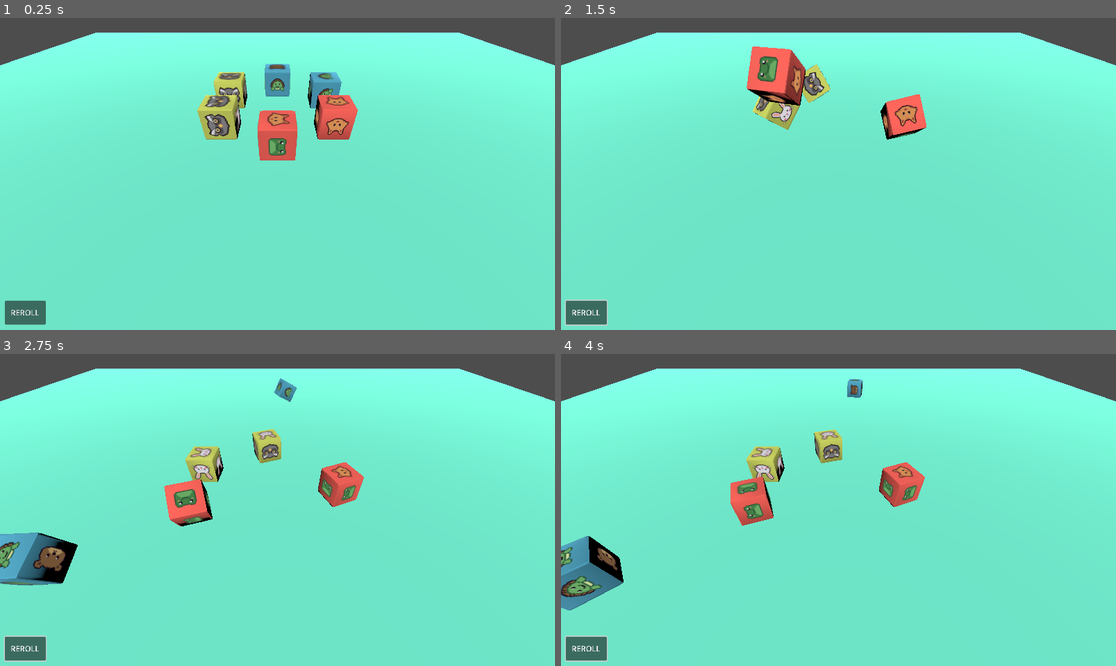
Above: before the commit, frames 1-4 (two rows, left to right).
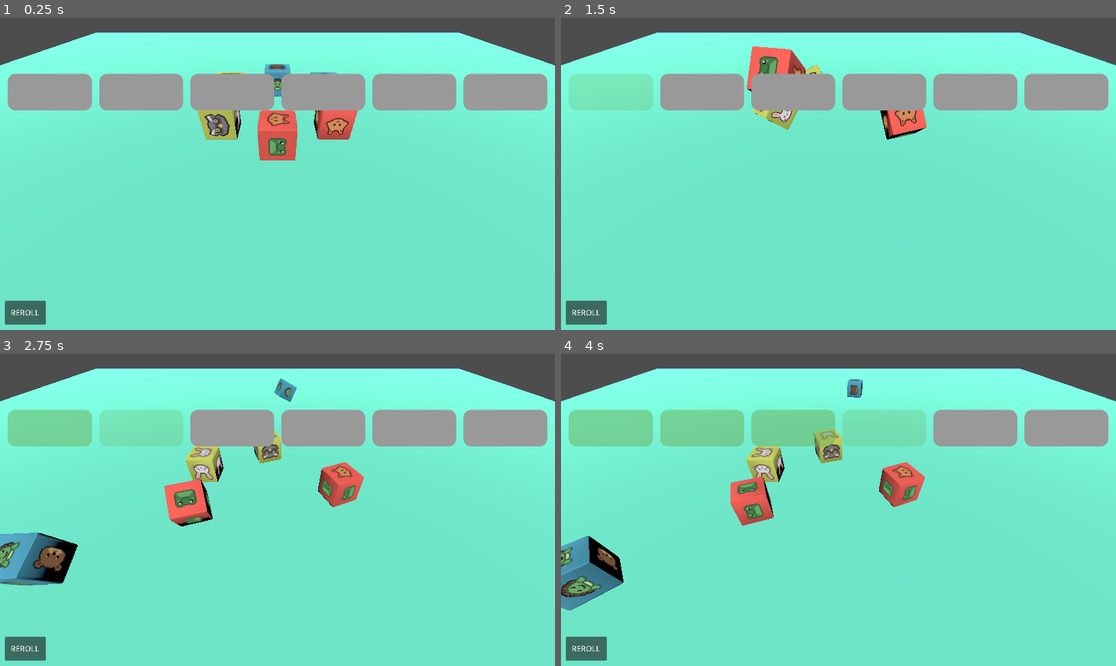
Above: after the commit, the same moments.

Repository: nsoilis/animal-dice
Game: Godot game, scene res://scenes/Main.tscn
The game is run twice, just before and just after one commit, with the same random seed, the same clock (stepped at 60 frames per second) and the same inputs.
Inputs (mouse positions are in pixels of both pictures, inside the frame that each line leads up to):
- Up to frame 1 (0.25 s): no input
- Up to frame 2 (1.5 s): click "REROLL" at 0.5 s; click (610, 92) at 1.27 s
- Up to frame 3 (2.75 s): click (138, 428) at 2.02 s
- Up to frame 4 (4 s): click (794, 428) at 2.77 s; click (882, 428) at 3.52 s

The runs differ from the first frame. In frame 1, 11% of the frame differs, in the area x 1-99%, y 17-30%; in frame 2, 11%; in frame 3, 11%, in the area x 0-99%, y 17-99%; in frame 4, 11%.

Commit message:
Added UI to begin holding dice after rolling

Diff:
--- a/new-game-project/main.gd
+++ b/new-game-project/main.gd
@@ -26,6 +26,8 @@
 var settled_count := 0
 var _should_print := false
 
+var held: Array = []
+var hold_buttons: Array = []
 const TOTAL_DICE: int = 6
 
 @onready var dice_slots = [
@@ -38,8 +40,34 @@
 ]
 
 
+
 func _ready() -> void:
+	held.resize(TOTAL_DICE)
+	for i in range(TOTAL_DICE):
+		held[i] = false
+
+		var btn = $CanvasLayer/MarginContainer/GridContainer.get_node("HoldButton%d" % (i+1)) as Button
+		btn.toggle_mode = true
+		btn.set_pressed(false)
+
+		# Create a Callable that calls our handler with the index baked in
+		var cb = Callable(self, "_on_hold_toggled").bind(i)
+		# Connect the toggled signal to that callable
+		btn.toggled.connect(cb)
+
+		hold_buttons.append(btn)
+
 	spawn_and_roll_dice()
+
+
+func _on_hold_toggled(pressed: bool, idx: int) -> void:
+	held[idx] = pressed
+	hold_buttons[idx].modulate = Color(1,1,1,0.5) if pressed else Color(1,1,1,1)
+
+
+
+
+
 
 
 func spawn_and_roll_dice() -> void:
--- a/new-game-project/scenes/Main.tscn
+++ b/new-game-project/scenes/Main.tscn
@@ -11,6 +11,35 @@
 
 [sub_resource type="StandardMaterial3D" id="StandardMaterial3D_mrfeo"]
 albedo_color = Color(0.470588, 1, 0.870588, 1)
+
+[sub_resource type="StyleBoxEmpty" id="StyleBoxEmpty_7a54g"]
+
+[sub_resource type="StyleBoxFlat" id="StyleBoxFlat_366if"]
+bg_color = Color(0.424148, 0.678388, 0.341437, 0.501961)
+corner_radius_top_left = 16
+corner_radius_top_right = 16
+corner_radius_bottom_right = 16
+corner_radius_bottom_left = 16
+
+[sub_resource type="StyleBoxFlat" id="StyleBoxFlat_0owln"]
+bg_color = Color(0.423529, 0.678431, 0.341176, 0.501961)
+corner_radius_top_left = 16
+corner_radius_top_right = 16
+corner_radius_bottom_right = 16
+corner_radius_bottom_left = 16
+
+[sub_resource type="StyleBoxFlat" id="StyleBoxFlat_762nl"]
+bg_color = Color(0.423529, 0.678431, 0.341176, 1)
+corner_radius_top_left = 16
+corner_radius_top_right = 16
+corner_radius_bottom_right = 16
+corner_radius_bottom_left = 16
+
+[sub_resource type="StyleBoxFlat" id="StyleBoxFlat_4xdex"]
+corner_radius_top_left = 16
+corner_radius_top_right = 16
+corner_radius_bottom_right = 16
+corner_radius_bottom_left = 16
 
 [node name="GameRoot" type="Node3D"]
 script = ExtResource("1_x1bre")
@@ -63,13 +92,89 @@
 [node name="DiceSlot6" type="Node3D" parent="DiceSlots"]
 transform = Transform3D(1, 0, 0, 0, 1, 0, 0, 0, 1, 1, 0.58, 2.96746)
 
-[node name="CanvasLayer" type="CanvasLayer" parent="."]
+[node name="FreeReroll" type="CanvasLayer" parent="."]
 
-[node name="Button" type="Button" parent="CanvasLayer"]
+[node name="Button" type="Button" parent="FreeReroll"]
 offset_left = 10.0
 offset_top = 587.0
 offset_right = 95.0
 offset_bottom = 637.0
 text = "REROLL"
 
-[connection signal="pressed" from="CanvasLayer/Button" to="." method="_on_button_pressed"]
+[node name="CanvasLayer" type="CanvasLayer" parent="."]
+
+[node name="MarginContainer" type="MarginContainer" parent="CanvasLayer"]
+offset_top = 100.0
+offset_right = 1152.0
+offset_bottom = 200.0
+theme_override_constants/margin_left = 16
+theme_override_constants/margin_top = 16
+theme_override_constants/margin_right = 16
+theme_override_constants/margin_bottom = 8
+
+[node name="GridContainer" type="GridContainer" parent="CanvasLayer/MarginContainer"]
+layout_mode = 2
+theme_override_constants/h_separation = 15
+columns = 6
+
+[node name="HoldButton1" type="Button" parent="CanvasLayer/MarginContainer/GridContainer"]
+layout_mode = 2
+size_flags_horizontal = 3
+size_flags_vertical = 3
+theme_override_styles/focus = SubResource("StyleBoxEmpty_7a54g")
+theme_override_styles/hover_pressed = SubResource("StyleBoxFlat_366if")
+theme_override_styles/hover = SubResource("StyleBoxFlat_0owln")
+theme_override_styles/pressed = SubResource("StyleBoxFlat_762nl")
+theme_override_styles/normal = SubResource("StyleBoxFlat_4xdex")
+
+[node name="HoldButton2" type="Button" parent="CanvasLayer/MarginContainer/GridContainer"]
+layout_mode = 2
+size_flags_horizontal = 3
+size_flags_vertical = 3
+theme_override_styles/focus = SubResource("StyleBoxEmpty_7a54g")
+theme_override_styles/hover_pressed = SubResource("StyleBoxFlat_366if")
+theme_override_styles/hover = SubResource("StyleBoxFlat_0owln")
+theme_override_styles/pressed = SubResource("StyleBoxFlat_762nl")
+theme_override_styles/normal = SubResource("StyleBoxFlat_4xdex")
+
+[node name="HoldButton3" type="Button" parent="CanvasLayer/MarginContainer/GridContainer"]
+layout_mode = 2
+size_flags_horizontal = 3
+size_flags_vertical = 3
+theme_override_styles/focus = SubResource("StyleBoxEmpty_7a54g")
+theme_override_styles/hover_pressed = SubResource("StyleBoxFlat_366if")
+theme_override_styles/hover = SubResource("StyleBoxFlat_0owln")
+theme_override_styles/pressed = SubResource("StyleBoxFlat_762nl")
+theme_override_styles/normal = SubResource("StyleBoxFlat_4xdex")
+
+[node name="HoldButton4" type="Button" parent="CanvasLayer/MarginContainer/GridContainer"]
+layout_mode = 2
+size_flags_horizontal = 3
+size_flags_vertical = 3
+theme_override_styles/focus = SubResource("StyleBoxEmpty_7a54g")
+theme_override_styles/hover_pressed = SubResource("StyleBoxFlat_366if")
+theme_override_styles/hover = SubResource("StyleBoxFlat_0owln")
+theme_override_styles/pressed = SubResource("StyleBoxFlat_762nl")
+theme_override_styles/normal = SubResource("StyleBoxFlat_4xdex")
+
+[node name="HoldButton5" type="Button" parent="CanvasLayer/MarginContainer/GridContainer"]
+layout_mode = 2
+size_flags_horizontal = 3
+size_flags_vertical = 3
+theme_override_styles/focus = SubResource("StyleBoxEmpty_7a54g")
+theme_override_styles/hover_pressed = SubResource("StyleBoxFlat_366if")
+theme_override_styles/hover = SubResource("StyleBoxFlat_0owln")
+theme_override_styles/pressed = SubResource("StyleBoxFlat_762nl")
+theme_override_styles/normal = SubResource("StyleBoxFlat_4xdex")
+
+[node name="HoldButton6" type="Button" parent="CanvasLayer/MarginContainer/GridContainer"]
+layout_mode = 2
+size_flags_horizontal = 3
+size_flags_vertical = 3
+theme_override_styles/focus = SubResource("StyleBoxEmpty_7a54g")
+theme_override_styles/hover_pressed = SubResource("StyleBoxFlat_366if")
+theme_override_styles/hover = SubResource("StyleBoxFlat_0owln")
+theme_override_styles/pressed = SubResource("StyleBoxFlat_762nl")
+theme_override_styles/normal = SubResource("StyleBoxFlat_4xdex")
+
+[connection signal="pressed" from="FreeReroll/Button" to="." method="_on_button_pressed"]
Not shown: 1 places in new-game-project/scenes/Main.tscn that only renumber resources
